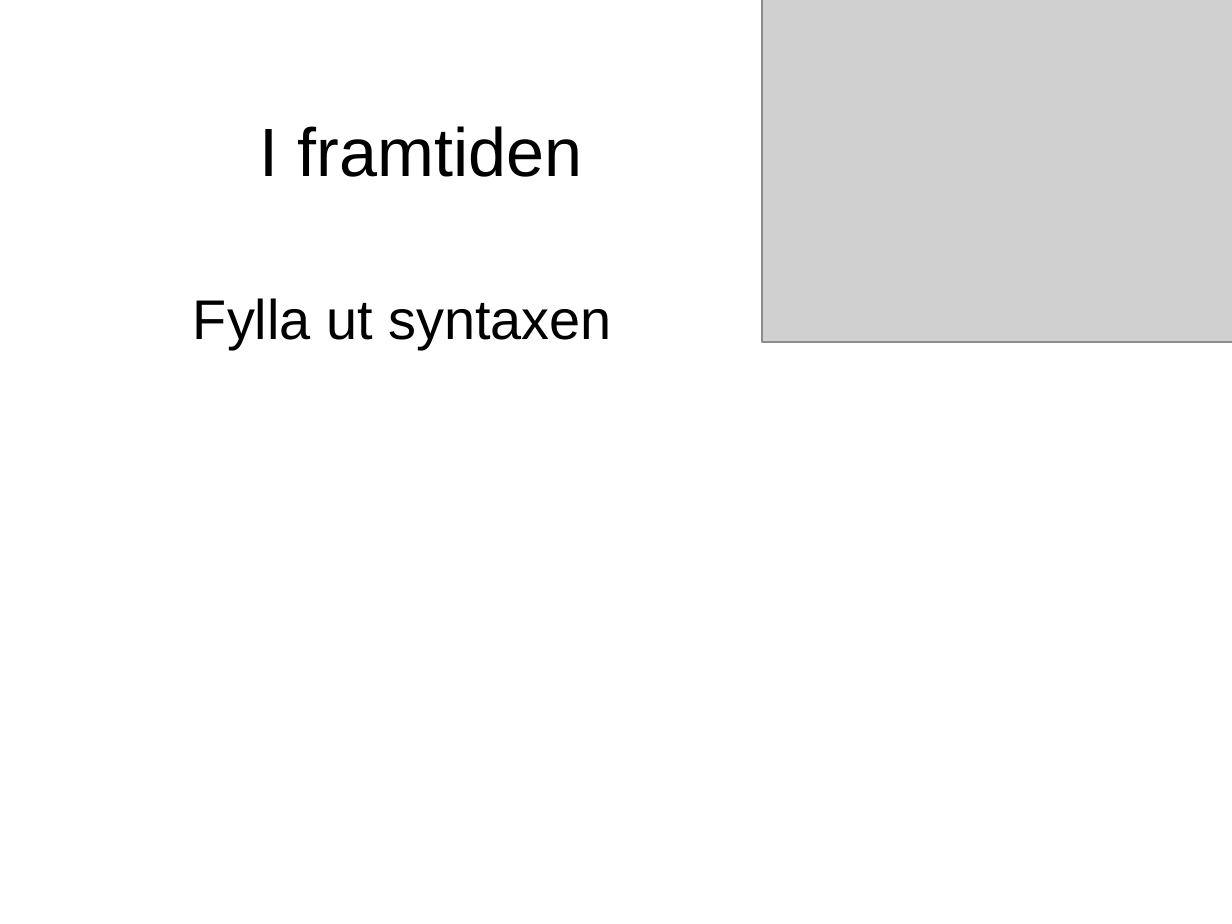
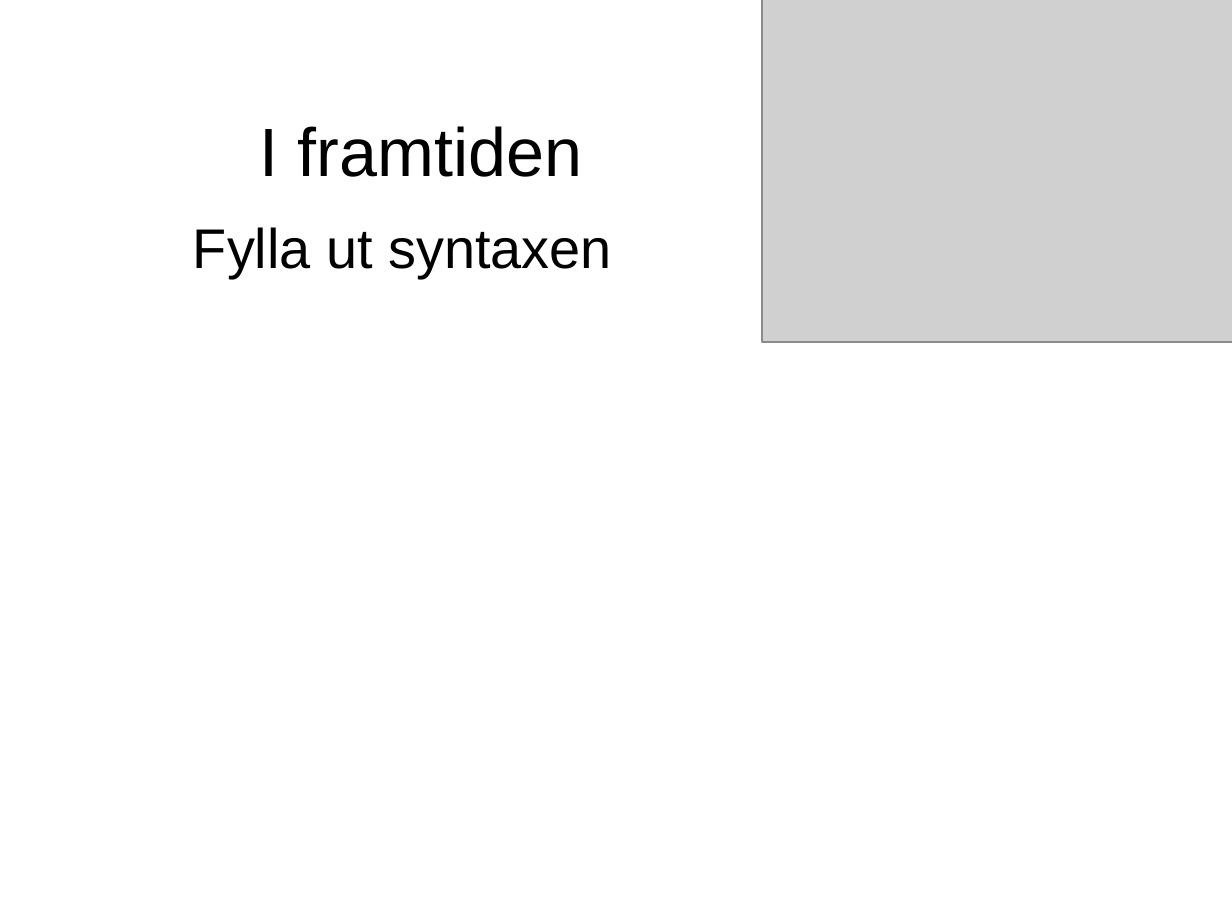
Before and after one commit to evilcandybag/JSHC, a slide deck: slide 56 of report/presentation.ppt. Drawn at 1232x924 pixels with LibreOffice and Linux fonts; fonts in the diff are those of the drawing; grey boxes stand for pictures. Boxes give left, top, right and bottom in pixels: in the first picture for what was removed or moved away, otherwise in the second. Text is boxed around its words. In the diff, an @@ line names an element or a change of style, - is before the commit and + after.

```diff
--- a/report/presentation.ppt
+++ b/report/presentation.ppt
@@ text "Fylla ut syntaxen" moved from (x1=193, y1=298, x2=612, y2=349) to (x1=193, y1=227, x2=612, y2=278) @@
```
Also in this commit, not shown: 2 other slides changed, 1 other file.
